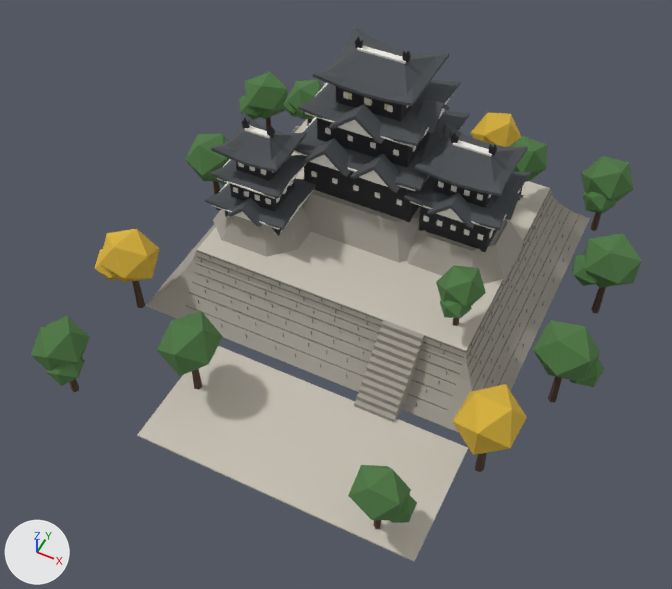
Two versions of the glTF model public/models/landmarks/kumamoto-castle.glb, one commit apart.
Camera for both pictures: a camera (50 mm lens) standing at (9.9, -22.8, 28.3) and looking at (-0.4, -2.3, 2.7). The axes (+X, +Y, +Z) are drawn at lower left. The lights are the same throughout. The older version comes first. Vertices at exactly the same position are counted once.

Script lines for the objects in view, before the commit:
```python
me_kumamoto_bark = bpy.data.meshes.new('kumamoto_bark')
me_kumamoto_bark.from_pydata(...)  # 150 vertices, 240 faces; spans x -9.0..8.3, y -8.9..9.6, z -0.3..4.0
me_kumamoto_bark.materials.append(mat_bark)  # brown #4e3a30
me_kumamoto_ginkgo = bpy.data.meshes.new('kumamoto_ginkgo')
me_kumamoto_ginkgo.from_pydata(...)  # 72 vertices, 120 faces; spans x -9.7..7.7, y -6.1..10.4, z 1.4..3.8
me_kumamoto_ginkgo.materials.append(mat_ginkgo)  # yellow #d8b23a
me_kumamoto_joint = bpy.data.meshes.new('kumamoto_joint')
me_kumamoto_joint.from_pydata(...)  # 1152 vertices, 1728 faces; spans x -6.4..6.27, y -3.87..8.46, z 0.0..2.36
me_kumamoto_joint.materials.append(mat_joint)  # dark grey #6e6a63
me_kumamoto_leaf = bpy.data.meshes.new('kumamoto_leaf')
me_kumamoto_leaf.from_pydata(...)  # 288 vertices, 480 faces; spans x -9.9..9.4, y -9.8..10.6, z 1.3..5.3
me_kumamoto_leaf.materials.append(mat_leaf)  # dark green #4f7a45
me_kumamoto_stone = bpy.data.meshes.new('kumamoto_stone')
me_kumamoto_stone.from_pydata(...)  # 190 vertices, 358 faces; spans x -8.1..6.5, y -4.8..8.9, z -0.05..3.7
me_kumamoto_stone.materials.append(mat_stone)  # grey #a39e94
ob_kumamoto_bark = bpy.data.objects.new('kumamoto_bark', me_kumamoto_bark)
ob_kumamoto_bark.location = (0.0, 0.0, 0.0)
ob_kumamoto_ginkgo = bpy.data.objects.new('kumamoto_ginkgo', me_kumamoto_ginkgo)
ob_kumamoto_ginkgo.location = (0.0, 0.0, 0.0)
ob_kumamoto_joint = bpy.data.objects.new('kumamoto_joint', me_kumamoto_joint)
ob_kumamoto_joint.location = (0.0, 0.0, 0.0)
ob_kumamoto_leaf = bpy.data.objects.new('kumamoto_leaf', me_kumamoto_leaf)
ob_kumamoto_leaf.location = (0.0, 0.0, 0.0)
ob_kumamoto_stone = bpy.data.objects.new('kumamoto_stone', me_kumamoto_stone)
ob_kumamoto_stone.location = (0.0, 0.0, 0.0)
# also in view: 'kumamoto_tile' at (-1.0, 2.3, 6.5); 'kumamoto_white' at (-1.0, 2.3, 6.1); 'kumamoto_pave' at (-0.2, -1.1, 1.2); 'kumamoto_black' at (-1.0, 2.3, 6.0)
```
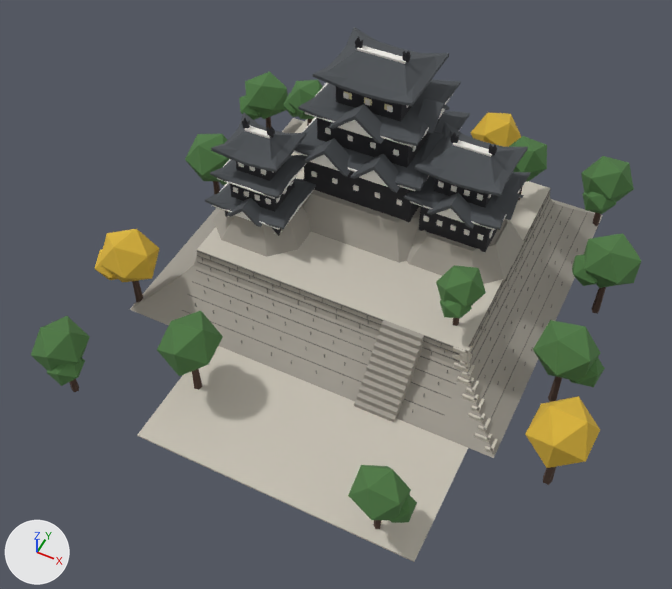
What changed in the scene script:
```text
Change me_kumamoto_bark:
    used by ob_kumamoto_bark; location = (0.0, 0.0, 0.0)
    remove me_kumamoto_bark.from_pydata(...)  # 150 vertices, 240 faces; spans x -9.0..8.3, y -8.9..9.6, z -0.3..4.0
    add me_kumamoto_bark.from_pydata(...)  # 150 vertices, 240 faces; spans x -9.0..9.1, y -8.9..9.6, z -0.3..4.0
    me_kumamoto_bark part 1: the loose piece of 10 vertices spanning x 6.4..6.8, y -5.2..-4.8, z -0.3..2.1 is moved by (2.3, 0.6, 0.0)
Change me_kumamoto_ginkgo:
    used by ob_kumamoto_ginkgo; location = (0.0, 0.0, 0.0)
    remove me_kumamoto_ginkgo.from_pydata(...)  # 72 vertices, 120 faces; spans x -9.7..7.7, y -6.1..10.4, z 1.4..3.8
    add me_kumamoto_ginkgo.from_pydata(...)  # 72 vertices, 120 faces; spans x -9.7..10.0, y -5.5..10.4, z 1.4..3.8
    me_kumamoto_ginkgo part 2: the loose piece of 12 vertices spanning x 5.5..7.7, y -6.1..-3.9, z 1.7..3.8 is moved by (2.3, 0.6, 0.0)
    other edits to the shape of me_kumamoto_ginkgo do not show in these pictures
Change me_kumamoto_joint:
    used by ob_kumamoto_joint; location = (0.0, 0.0, 0.0)
    remove me_kumamoto_joint.from_pydata(...)  # 1152 vertices, 1728 faces; spans x -6.4..6.27, y -3.87..8.46, z 0.0..2.36
    add me_kumamoto_joint.from_pydata(...)  # 1152 vertices, 1728 faces; spans x -6.4..6.62, y -4.22..8.73, z 0.0..2.36
    me_kumamoto_joint part 3: the loose piece of 8 vertices spanning x -6.4..1.6, y -3.67..-3.65, z 0.38..0.4 is moved by (0.0, -0.27, 0.0)
    me_kumamoto_joint part 4: the loose piece of 8 vertices spanning x 3.2..4.8, y -3.67..-3.65, z 0.38..0.4 is moved by (0.0, -0.27, 0.0)
    me_kumamoto_joint part 5: the loose piece of 8 vertices spanning x 5.67..5.7, y -3.29..8.09, z 0.77..0.8 is scaled about its middle by (1, 1.02, 1), then moved by (0.12, 0.0, 0.0)
    me_kumamoto_joint part 6: 576 of 1152 vertices moved; they spanned x 3.2..6.07, y -3.66..8.46, z 0.38..2.36 and now span x 3.2..6.34, y -3.93..8.73, z 0.38..2.36; mean shift (-0.01, 0.01, 0.0); largest move (6.07, 8.46, 0.38) -> (6.34, 8.73, 0.38)
    me_kumamoto_joint part 7: 384 of 1152 vertices moved; they spanned x -6.4..1.6, y -3.47..-2.41, z 0.4..2.36 and now span x -6.4..1.6, y -3.68..-2.4, z 0.4..2.36; mean shift (0.0, 0.03, 0.0); largest move (-3.29, -3.47, 0.4) -> (-3.29, -3.68, 0.4)
    other edits to the shape of me_kumamoto_joint do not show in these pictures
Change me_kumamoto_stone:
    used by ob_kumamoto_stone; location = (0.0, 0.0, 0.0)
    remove me_kumamoto_stone.from_pydata(...)  # 190 vertices, 358 faces; spans x -8.1..6.5, y -4.8..8.9, z -0.05..3.7
    add me_kumamoto_stone.from_pydata(...)  # 198 vertices, 374 faces; spans x -8.55..6.95, y -4.8..9.35, z -0.05..3.7
    me_kumamoto_stone part 8
    4 vertices are removed from x -8.1..6.5, y -4.1..8.9, z -0.05
    10 faces are deleted
    12 vertices move from x -7.35..5.75, y -3.35..8.15, z 0.7..1.9 to x -6.82..5.22, y -2.82..7.62, z 1.3..1.95
    12 vertices are added at x -8.55..6.95, y -4.55..9.35, z -0.05..0.9
    26 new faces join them
```

Where the change shows, as pixel boxes (x1, y1, x2, y2) in the pictures (672 x 589 px; the box of a moved part takes in the faces that stretch with it):
'kumamoto_stone', reshaped (7% wider, 11% taller): before (145, 126, 590, 432); after (129, 118, 603, 458)
'kumamoto_ginkgo', reshaped (17% wider): before (95, 112, 527, 455); after (95, 112, 600, 468)
part 1 of me_kumamoto_bark, moved or reshaped: before (475, 453, 487, 472); after (543, 467, 556, 485)
part 2 of me_kumamoto_ginkgo, moved or reshaped: before (452, 384, 527, 455); after (525, 396, 600, 468)
part 3 of me_kumamoto_joint, moved or reshaped: before (185, 305, 364, 377); after (182, 310, 361, 382)
part 4 of me_kumamoto_joint, moved or reshaped: before (407, 393, 448, 410); after (404, 399, 445, 416)
part 5 of me_kumamoto_joint, moved or reshaped: before (483, 211, 570, 389); after (482, 209, 574, 398)
part 6 of me_kumamoto_joint, moved or reshaped: before (415, 189, 580, 392); after (415, 189, 587, 418)
part 7 of me_kumamoto_joint, moved or reshaped: before (192, 251, 383, 362); after (192, 251, 383, 366)
